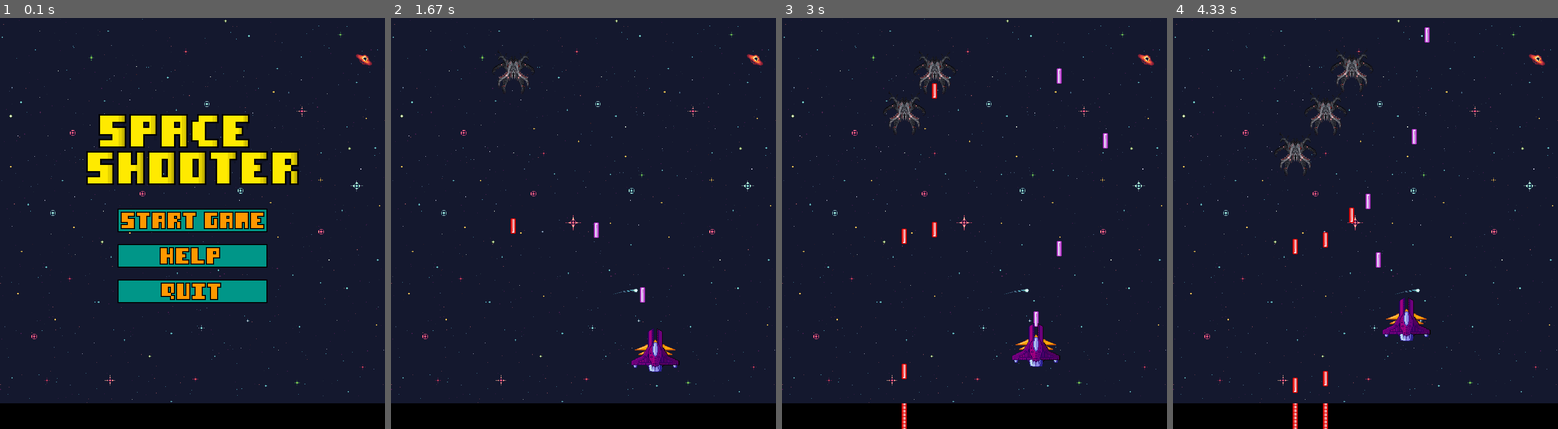
Above: before the commit, frames 1-4 (left to right).
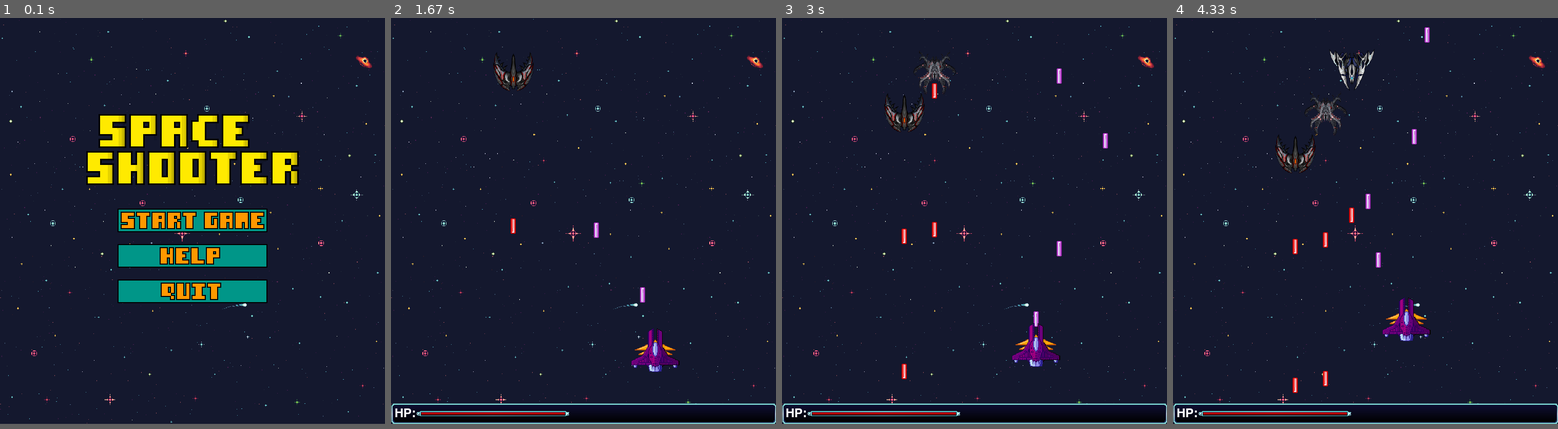
Above: after the commit, the same moments.

Repository: cjs-13/Projeto_pygame
Game: pygame game, started from main.py
Two runs of this game, one before a commit and one after it. Both use one fixed random seed, a clock stepped at 60 frames per second and the inputs below.
Inputs (mouse positions are in pixels of both pictures, inside the frame that each line leads up to):
- Up to frame 1 (0.1 s): no input
- Up to frame 2 (1.67 s): click (583, 219) at 0.38 s; tap U at 0.67 s; hold Right 1-1.47 s; tap Space at 1.07, 1.37, 1.57 s; hold Up from 1.5 s (still down)
- Up to frame 3 (3 s): release Up at 1.8 s; hold Right 1.83-2.3 s; tap Space at 1.9, 2.2, 2.4, 2.7, 2.97 s; tap U at 1.98 s; hold Left 2.33-2.87 s; hold Down from 2.9 s (still down)
- Up to frame 4 (4.33 s): release Down at 3.2 s; hold Left 3.23-3.63 s; tap Space at 3.3, 3.6, 3.73, 4.13 s; tap U at 3.38 s; hold Up 3.67-4.03 s; hold Right from 4.07 s (still down)
The window is 750x800 before the commit and 750x790 after it. Grey fills any space a smaller window leaves; there, only what the larger window draws over its background counts as a difference.

The runs differ from the first frame. In frame 1, 5.8% of the frame differs, in the area x 0-100%, y 0-99%; in frame 2, 4.7%; in frame 3, 4.8%; in frame 4, 5.3%.

Commit message:
Adicionado barra de vida do jogador, corrigido hit box do boss

Diff:
--- a/main.py
+++ b/main.py
@@ -14,7 +14,9 @@
 SCALE_BOSS = (350, 280)
 
 pygame.init()
-TELA = pygame.display.set_mode((LARGURA, ALTURA + 50))
+pygame.font.init()
+FONT_PRINCIPAL = pygame.font.SysFont("Letter Gothic", 35)
+TELA = pygame.display.set_mode((LARGURA, ALTURA + 40))
 
 # Carregando imagens
 NAVE_PRINCIPAL = pygame.transform.scale(pygame.image.load(os.path.join("assets", "space_ship.png")).convert_alpha(), SCALE_NAVE)
@@ -26,10 +28,11 @@
     NAVES_INIMIGAS.append(pygame.transform.scale(pygame.image.load(os.path.join("assets", f"boss_ship ({i}).png")).convert_alpha(), SCALE_BOSS))
 LASER_RED = pygame.image.load(os.path.join("assets", "laser_red.png")).convert_alpha()
 LASER_BLUE = pygame.image.load(os.path.join("assets", "laser_blue.png")).convert_alpha()
-BG = pygame.transform.scale(pygame.image.load(os.path.join("assets", "BG.png")).convert(), (LARGURA, ALTURA))
-BG_MENU = list()
-for i in range(1, 6):
-    BG_MENU.append(pygame.transform.scale(pygame.image.load(os.path.join("assets", f"BG_menu ({i}).png")).convert(), (LARGURA, ALTURA)))
+HP = list()
+HP.append(pygame.transform.scale(pygame.image.load(os.path.join("assets", "hp (1).png")), (297, 10)))
+HP.append(pygame.transform.scale(pygame.image.load(os.path.join("assets", "hp (2).png")), (280, 5)))
+BARRA_INF = pygame.transform.scale(pygame.image.load(os.path.join("assets", "barra.png")), (LARGURA, 40))
+BG = pygame.transform.scale(pygame.image.load(os.path.join("assets", "BG.png")).convert(), (LARGURA, ALTURA + 40))
 ICONE = pygame.image.load(os.path.join("assets", "space_ship.png"))
 LOGO = pygame.transform.scale(pygame.image.load(os.path.join("assets", "titulo.png")), (138 * UP_SCALE_TITULO, 46 * UP_SCALE_TITULO))
 MENU_OP = list()
@@ -55,9 +58,6 @@
 
     def drawinterno(self, tela):
         tela.blit(self.img, (int(self.x) + self.nave.arma_x[self.arma],int(self.y) + self.nave.arma_y[self.arma]))
-
-    '''def mover(self, vel):
-        self.y += vel'''
 
     def fora_tela(self,):
         return self.y <= 0 or self.y >= ALTURA
@@ -140,6 +140,7 @@
         super().__init__(x, y)
         self.nave_img = NAVE_PRINCIPAL
         self.laser_img = LASER_PRINCIPAL
+        self.hp_img = HP
         self.mascara = pygame.mask.from_surface(self.nave_img)
         self.cool_down_counter = 0
         self.tipo = "Jogador"
@@ -149,27 +150,16 @@
         self.laservel_y[0] = -7
         self.arma_x[0] = 45
         self.arma_y[0] = 0
-        self.hp = 3
-
-    '''def mover_laser(self, vel, inimigos, boss):
-        for laser in self.lasers:
-            laser.mover(vel)
-            if laser.fora_tela(ALTURA):
-                self.lasers.remove(laser)
-            else:
-                if len(inimigos) > 0:
-                    for obj in inimigos:
-                        if laser.colisao(obj):
-                            inimigos.remove(obj)
-                            self.lasers.remove(laser)
-                else:
-                    if laser.colisao(boss):
-                        self.lasers.remove(laser)'''
+        self.hp = 10
+
+    def draw_hp(self, tela):
+        tela.blit(self.hp_img[0], (50, ALTURA + 15))
+        tela.blit(pygame.transform.scale(self.hp_img[1], (28 * self.hp, 5)), (59, ALTURA + 18))
 
 class Inimigo(Nave):
     def __init__(self, x, y,):
         super().__init__(x, y)
-        self.nave_img = NAVES_INIMIGAS[0]
+        self.nave_img = NAVES_INIMIGAS[random.randint(0, 2)]
         self.laser_img = LASER_RED
         self.mascara = pygame.mask.from_surface(self.nave_img)
         self.tipo = "Inimigo"
@@ -181,14 +171,6 @@
         self.arma_x[0] = 45
         self.arma_y[0] = self.altura() - 30
 
-    '''def mover_laser(self, vel, jogador):
-        for laser in self.lasers:
-            laser.mover(vel)
-            if laser.fora_tela(ALTURA):
-                self.lasers.remove(laser)
-            elif laser.colisao(jogador):
-                self.lasers.remove(laser)'''
-
     def fora_tela(self, altura):
         return self.y >= altura
 
@@ -198,9 +180,9 @@
             inimigos.remove(nave)
 
 class Boss(Nave):
-    def __init__(self, x, y, indice):
+    def __init__(self, x, y):
         super().__init__(x, y)
-        self.nave_img = NAVES_INIMIGAS[indice]
+        self.nave_img = NAVES_INIMIGAS[3]
         self.laser_img = LASER_BLUE
         self.mascara = pygame.mask.from_surface(self.nave_img)
         self.tipo = "Boss"
@@ -228,14 +210,6 @@
         self.arma_y[2] = self.y - 80
         self.arma_y[3] = self.y - 80
 
-    '''def mover_laser(self, vel, jogador):
-        for laser in self.lasers:
-            laser.mover(vel)
-            if laser.fora_tela(ALTURA):
-                self.lasers.remove(laser)
-            elif laser.colisao(jogador):
-                self.lasers.remove(laser)'''
-
 # obj1 == Laser, obj2 == Nave atingida, obj3 == Nave que disparou
 def testa_colisao(obj1, obj2, obj3):
     diff_x = 0
@@ -246,8 +220,8 @@
         if obj3.tipo == "Inimigo":
             diff_y = int(diff_y - obj2.altura() + obj1.altura())
     elif obj3.tipo == "Boss":
-        diff_x = int(obj2.x - obj1.x - int(obj3.largura() / 2) + (obj1.largura() / 2))
-        diff_y = int(obj2.y - obj1.y)
+        diff_x = int(obj2.x - obj1.x - obj2.largura() + obj1.largura())
+        diff_y = int(obj2.y - obj1.y + obj1.altura())
     return obj1.mascara.overlap(obj2.mascara, (diff_x, diff_y)) != None
 
 def main():
@@ -258,10 +232,12 @@
     jogador = Jogador(LARGURA//2 - NAVE_PRINCIPAL.get_width()/2, ALTURA - 100)
     naves.append(jogador)
     lasers = list()
+    hp_label = FONT_PRINCIPAL.render("HP:", True, BRANCO)
 
     while jogando:
         RELOGIO.tick(FPS)
         TELA.blit(BG, (0, 0))
+
         for event in pygame.event.get():
             if event.type == pygame.QUIT:
                 jogando = False
@@ -291,7 +267,6 @@
             jogador.y -= jogador_vel
         if (keys[pygame.K_s] or keys[pygame.K_DOWN]) and jogador.y + jogador_vel + jogador.altura() < ALTURA:
             jogador.y += jogador_vel
-
         if (keys[pygame.K_SPACE]):
             jogador.atirarinterno(0,lasers)
 
@@ -307,7 +282,11 @@
                 nave.mover_nave(inimigos_vel, nave, naves)
                 nave.atirarinterno(0, lasers)
             nave.draw(TELA)
-        print(len(naves))
+
+        TELA.blit(BARRA_INF, (0, ALTURA))
+        jogador.draw_hp(TELA)
+        TELA.blit(hp_label, (7, ALTURA + 7))
+
         pygame.display.flip()
 
 def menu_principal():
@@ -315,6 +294,7 @@
     logo_altura = LOGO.get_height()
     start_largura = MENU_OP[0].get_width()
     start_altura = MENU_OP[0].get_height()
+
     while True:
         RELOGIO.tick(FPS)
         TELA.blit(BG, (0, 0))
@@ -331,7 +311,7 @@
                     if pos[1] >= ALTURA//4 + logo_altura + start_altura and pos[1] <= ALTURA//4 + logo_altura + start_altura + start_altura:
                         main()
                     elif pos[1] >= ALTURA//4 + logo_altura + start_altura + start_altura*(3/2) and pos[1] <= ALTURA//4 + logo_altura + 2*start_altura + start_altura*(3/2):
-                        pass
+                            pass
                     elif pos[1] >= ALTURA//4 + logo_altura + start_altura + 2*start_altura*(3/2) and pos[1] <= ALTURA//4 + logo_altura + 2*start_altura + 2*start_altura*(3/2):
                         pygame.quit()
                         exit()
Binary file added: assets/barra.png
Binary file added: assets/hp (1).png
Binary file added: assets/hp (2).png
